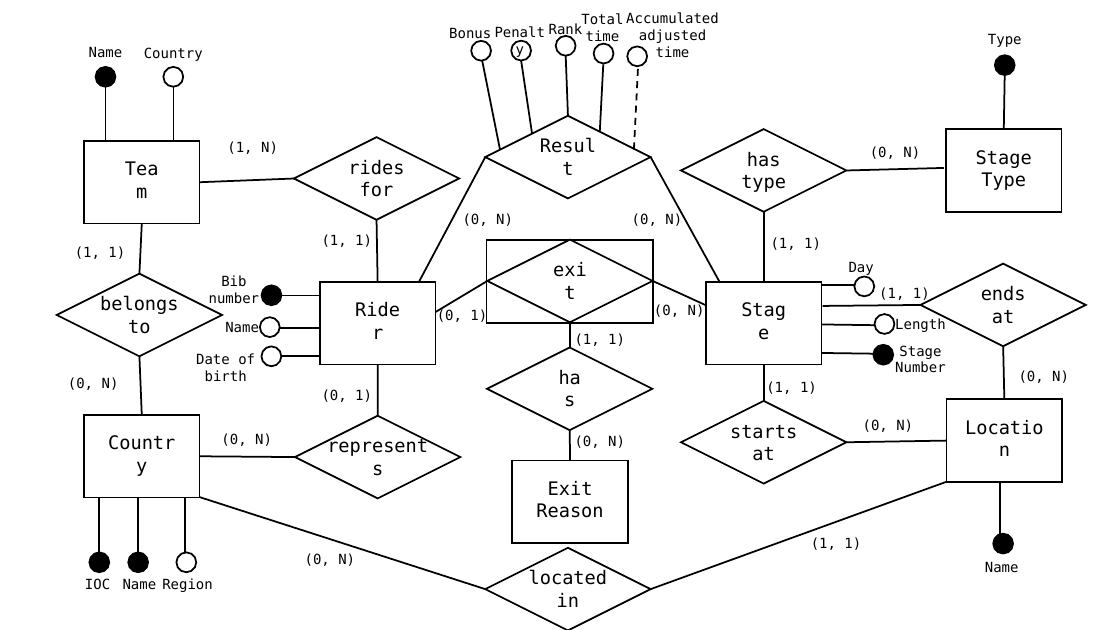
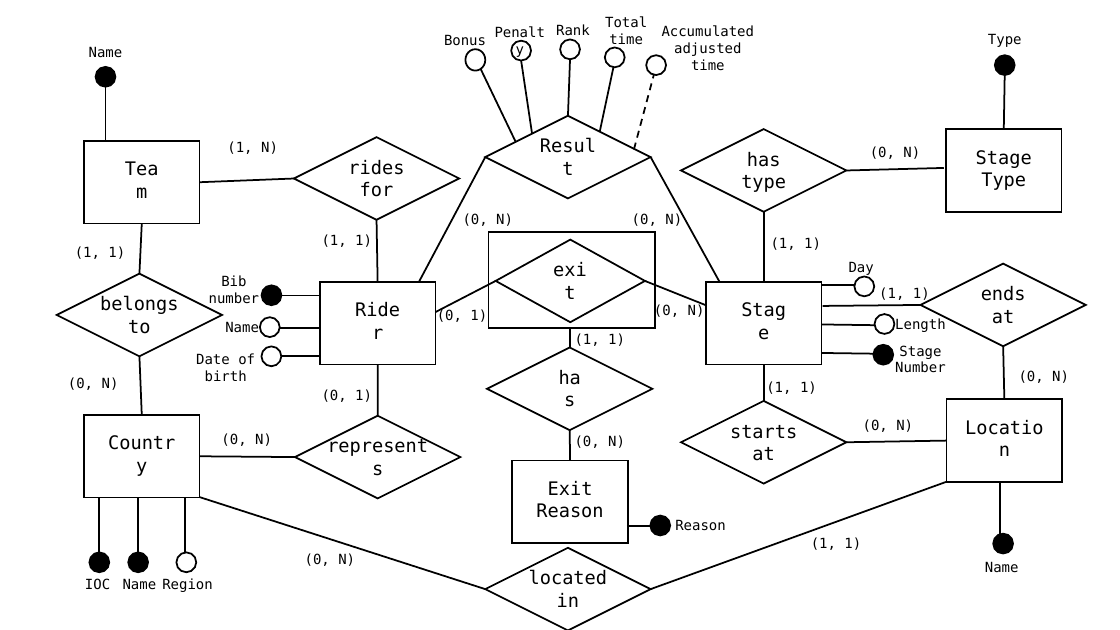
Before and after one commit to JovanTeo1103/cs2102-project, a slide deck: slide 1 of P02/P02-erd.pptx. Drawn at 1120x630 pixels with LibreOffice and Linux fonts; fonts in the diff are those of the drawing. Boxes give left, top, right and bottom in pixels: in the first picture for what was removed or moved away, otherwise in the second. Text is boxed around its words. In the diff, an @@ line names an element or a change of style, - is before the commit and + after.

```diff
--- a/P02/P02-erd.pptx
+++ b/P02/P02-erd.pptx
@@ text "Bonus": place and size @@
-text "Bonus" at (449, 27, 491, 41)
+text "Bonus" at (444, 34, 486, 49)
@@ text "Rank": place and size @@
-text "Rank" at (549, 23, 583, 37)
+text "Rank" at (556, 24, 590, 35)
@@ text "Total time": place and size @@
-text "Total time" at (581, 13, 623, 44)
+text "Total time" at (605, 16, 647, 48)
@@ text "Accumulated adjusted time": place and size @@
-text "Accumulated adjusted time" at (626, 12, 719, 58)
+text "Accumulated adjusted time" at (662, 25, 755, 71)
@@ text removed at (144, 47, 203, 61) @@
-Country
@@ ellipse: place and size @@
-ellipse at (471, 41, 492, 61)
+ellipse at (465, 50, 486, 71)
@@ ellipse: place and size @@
-ellipse at (556, 36, 576, 56)
+ellipse at (560, 39, 581, 60)
@@ ellipse: place and size @@
-ellipse at (594, 44, 614, 64)
+ellipse at (605, 48, 625, 68)
@@ ellipse: place and size @@
-ellipse at (628, 46, 648, 66)
+ellipse at (646, 55, 666, 76)
@@ ellipse removed at (164, 67, 184, 87) @@
@@ line removed from (174, 141) to (174, 87) @@
@@ line moved from (482, 60) - (500, 150) to (481, 69) - (516, 142) @@
@@ line moved from (565, 55) - (568, 116) to (571, 60) - (568, 116) @@
@@ line moved from (603, 65) - (600, 131) to (613, 67) - (600, 131) @@
@@ line moved from (634, 150) - (639, 66) to (634, 150) - (654, 75) @@
@@ rectangle: place and size @@
-rectangle at (486, 240, 654, 323)
+rectangle at (489, 233, 655, 329)
@@ diamond: place and size @@
-diamond at (487, 239, 653, 322)
+diamond at (496, 239, 645, 322)
@@ line moved from (435, 313) - (487, 281) to (435, 313) - (496, 281) @@
@@ line moved from (653, 281) - (706, 305) to (645, 281) - (706, 305) @@
@@ line moved from (571, 323) - (571, 357) to (571, 328) - (571, 357) @@
@@ line added from (627, 526) to (668, 526), #000000 1.5 pt @@
@@ ellipse added at (650, 516, 670, 536), fill #000000, outline #000000 1.5 pt @@
@@ text added at (675, 519, 726, 531), 12 pt, text #000000 @@
+Reason
```
Also in this commit, not shown: 1 other file.
